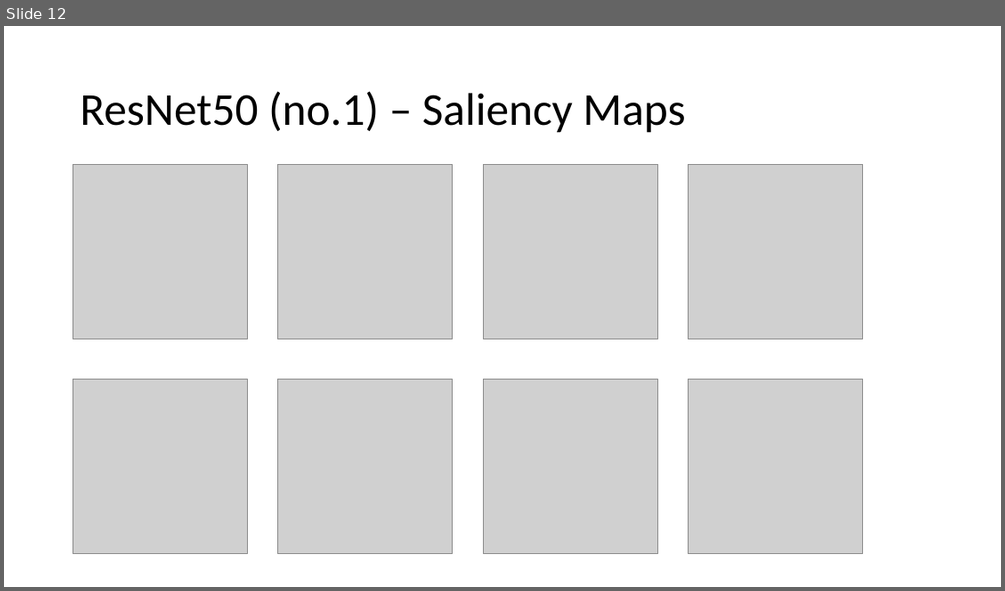
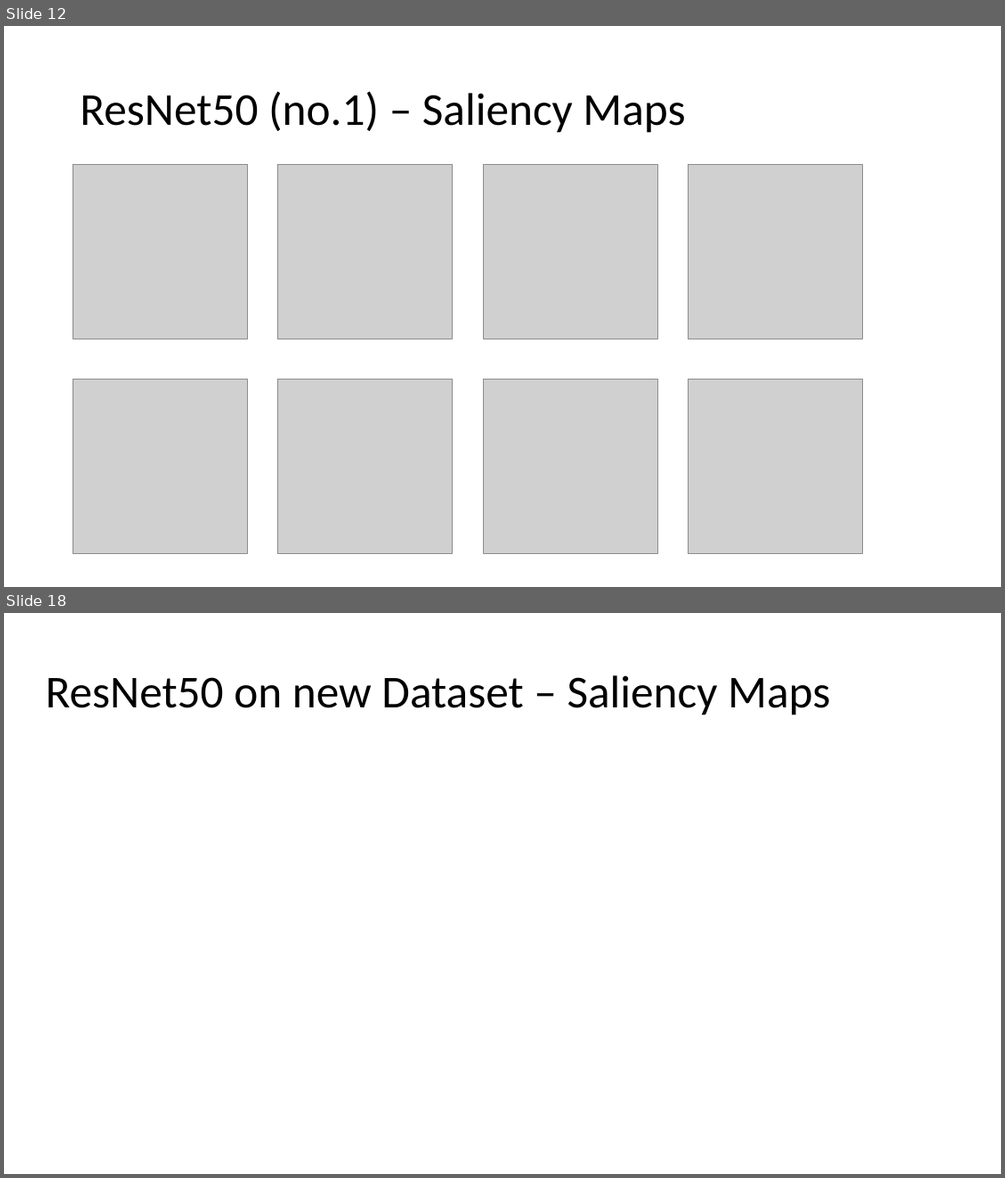
Before and after one commit to ChiaraPerocco/ADL-Project, a slide deck: Präsentation1.pptx. Shown one above the other, each under a label of ours: slide 12 before the commit, slides 12 and 18 after it; the slides between them are not shown. The pictures are 1005x591 and 1005x1178 pixels, drawn with LibreOffice and Linux fonts; fonts in the diff are those of the drawing; grey boxes stand for pictures. Boxes give left, top, right and bottom in pixels: in the first picture for what was removed or moved away, otherwise in the second. Text is boxed around its words. In the diff, an @@ line names an element or a change of style, - is before the commit and + after.

```diff
--- a/Präsentation1.pptx
+++ b/Präsentation1.pptx
@@ slide 18 added at (x1=4, y1=613, x2=1001, y2=1174), background #FFFFFF @@
@@ text added at (x1=46, y1=675, x2=830, y2=715), 44 pt, text #000000 @@
+ResNet50 on new Dataset – Saliency Maps
```
Also in this commit, not shown: 8 other slides added.
